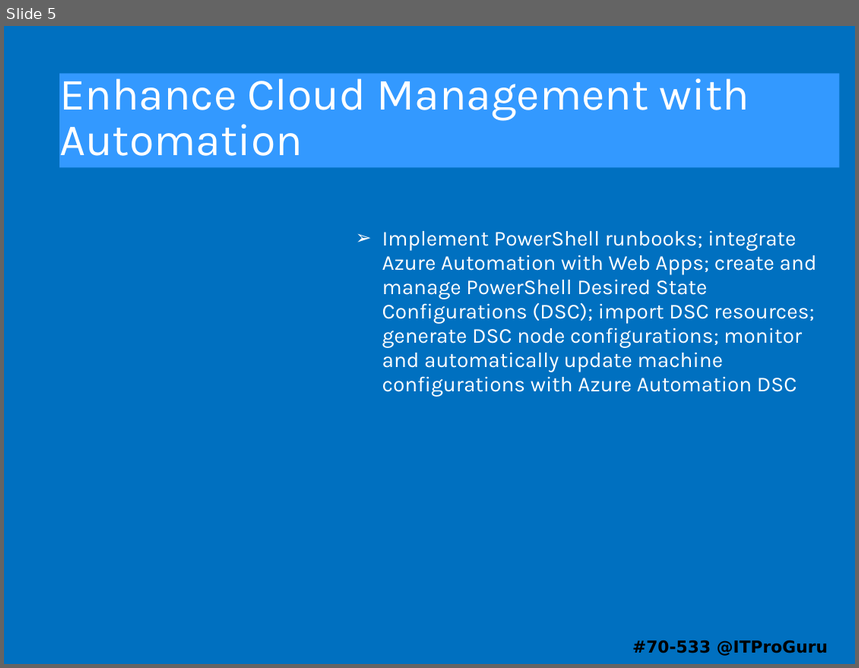
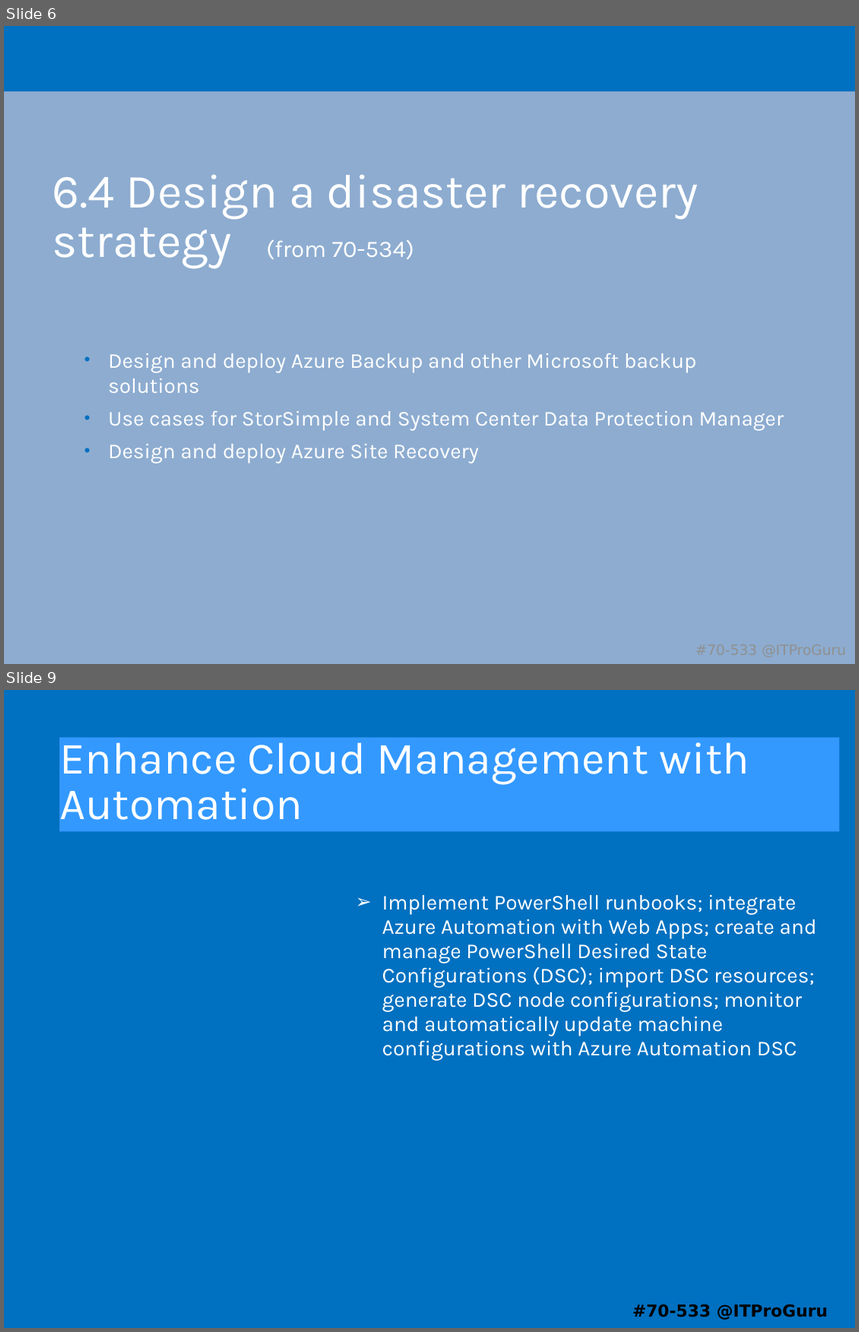
Before and after one commit to guruskill/70-533, a slide deck: Presentations/2018-06-11-Reston/70-533-07-Operations.pptx. Shown one above the other, each under a label of ours: slide 5 before the commit, slides 6 and 9 after it; the slides between them are not shown. The pictures are 859x668 and 859x1332 pixels, drawn with LibreOffice and Linux fonts; fonts in the diff are those of the drawing; background and template pictures are left out. Boxes give left, top, right and bottom in pixels: in the first picture for what was removed or moved away, otherwise in the second. Text is boxed around its words. In the diff, an @@ line names an element or a change of style, - is before the commit and + after.

```diff
--- a/Presentations/2018-06-11-Reston/70-533-07-Operations.pptx
+++ b/Presentations/2018-06-11-Reston/70-533-07-Operations.pptx
@@ slide 6 added at [4, 26, 855, 664], background #8DACD0 @@
@@ rectangle added at [4, 26, 855, 91], fill #0070C0 @@
@@ title added at [53, 175, 699, 268], 40.5 pt, text #FFFFFF @@
+6.4 Design a disaster recovery strategy (from 70-534)
@@ text added at [108, 354, 785, 464], 18 pt, text #FFFFFF @@
+  • Design and deploy Azure Backup and other Microsoft backup solutions
+  • Use cases for StorSimple and System Center Data Protection Manager
+  • Design and deploy Azure Site Recovery
@@ text added at [633, 637, 854, 663], 12 pt, text #909090 @@
+#70-533 @ITProGuru
@@ what was slide 5 is now slide 9 @@
```
Also in this commit, not shown: 2 slides changed, 3 other slides added, 11 other files.
